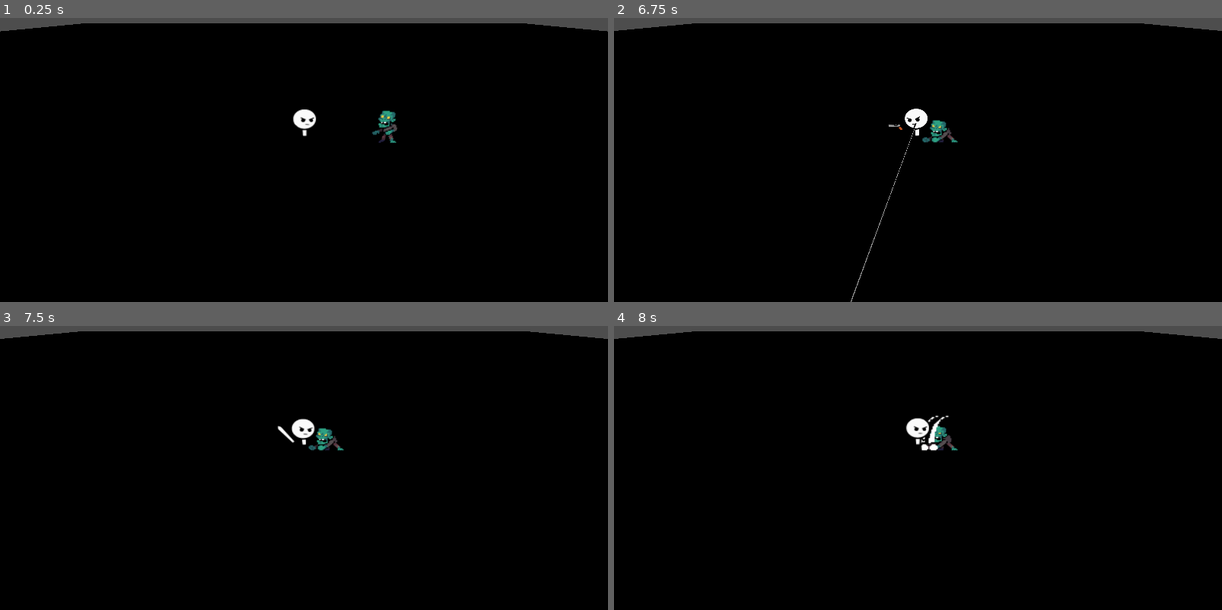
Above: before the commit, frames 1-4 (two rows, left to right).
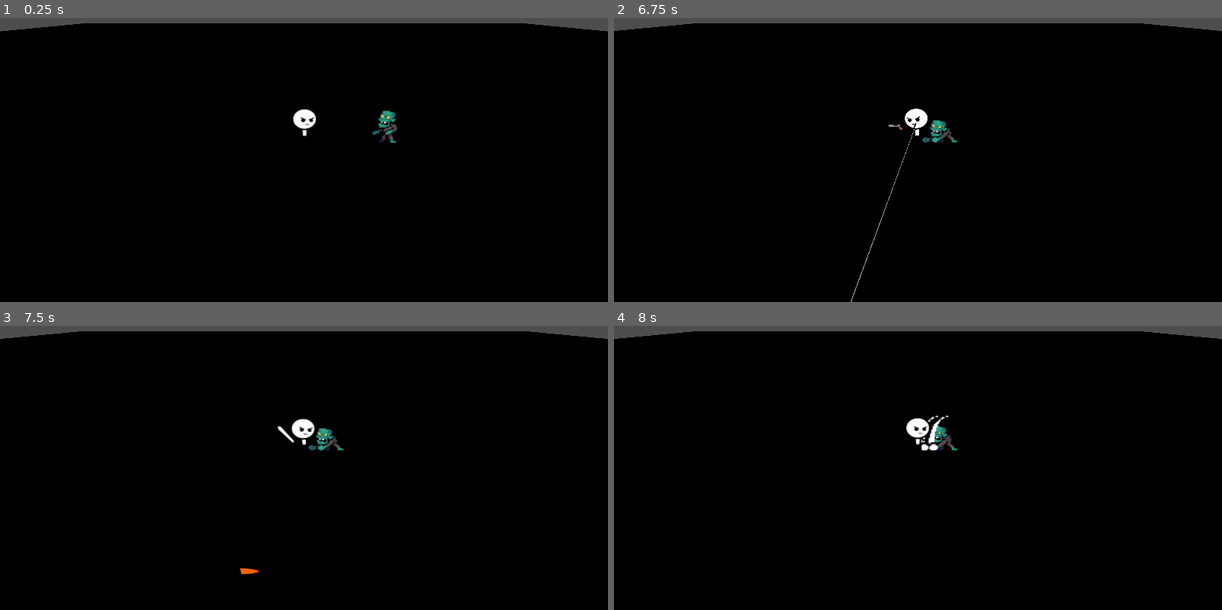
Above: after the commit, the same moments.

Repository: titojuanc/Juego-4-Melgarejo-Messina-Negri
Game: Godot game, scene res://scenes/Debug.tscn
Two runs of this game, one before a commit and one after it. Both use one fixed random seed, a clock stepped at 60 frames per second and the inputs below.
Inputs (mouse positions are in pixels of both pictures, inside the frame that each line leads up to):
- Up to frame 1 (0.25 s): no input
- Up to frame 2 (6.75 s): move the mouse to (887, 199) at 0.52 s; press the mouse at (887, 199) at 0.53 s; move the mouse to (1100, 182) at 1.27 s; release the mouse at (1100, 182) at 1.28 s; right-click (1100, 182) at 1.35 s; click (1100, 182) at 1.55 s; move the mouse to (735, 80) at 2.02 s; press the mouse at (735, 80) at 2.03 s; move the mouse to (948, 131) at 2.77 s; release the mouse at (948, 131) at 2.78 s; tap one key every 0.75 s from 2.85 s: A (la_A) D (la_D) S (la_S) W (la_W); click (948, 131) at 3.05 s; move the mouse to (826, 46) at 3.52 s; press the mouse at (826, 46) at 3.53 s; move the mouse to (1051, 114) at 4.27 s; release the mouse at (1051, 114) at 4.28 s; click (1051, 114) at 4.55 s; move the mouse to (796, 148) at 5.02 s; press the mouse at (796, 148) at 5.03 s; move the mouse to (978, 54) at 5.77 s; release the mouse at (978, 54) at 5.78 s; click (978, 54) at 5.85 s; move the mouse to (887, 199) at 6.52 s; hold Right mouse button (click_der) from 6.53 s (still down)
- Up to frame 3 (7.5 s): click (273, 507) at 6.8 s; move the mouse to (486, 490) at 7.27 s; release Right mouse button (click_der) at 7.28 s; click (486, 490) at 7.35 s
- Up to frame 4 (8 s): no input

Frames 1-2 are identical in both runs. In frame 3, less than 0.1% of the frame differs, in the area x 39-43%, y 85-88%; in frame 4, nothing differs.

Commit message:
bala hecha (aunque medio feucha)

Diff:
--- a/tower-defense/project.godot
+++ b/tower-defense/project.godot
@@ -19,6 +19,7 @@
 
 Jugador=""
 Enemigo=""
+Bala=""
 
 [input]
 
@@ -62,6 +63,7 @@
 3d_physics/layer_5="AttackAreaZombie"
 3d_physics/layer_6="RadarAreaZombie"
 3d_physics/layer_7="LineaApuntadoJugador"
+3d_physics/layer_9="Bala"
 
 [physics]
 
--- /dev/null
+++ b/tower-defense/scenes/Bala.tscn
@@ -0,0 +1,20 @@
+[gd_scene format=3 uid="uid://densmh3rtibg8"]
+
+[ext_resource type="Texture2D" uid="uid://fjspa1pm884v" path="res://assets/jugador/Pistol sprites/bullet.png" id="1_1pi62"]
+[ext_resource type="Script" uid="uid://dijhont7stu3c" path="res://scripts/bala.gd" id="1_7rck4"]
+
+[sub_resource type="CapsuleShape3D" id="CapsuleShape3D_ewd8d"]
+radius = 0.052734375
+height = 0.3125
+
+[node name="Bala" type="CharacterBody3D" unique_id=715470232 groups=["Bala"]]
+collision_layer = 256
+collision_mask = 8
+script = ExtResource("1_7rck4")
+
+[node name="Sprite3D" type="Sprite3D" parent="." unique_id=2110366184]
+texture = ExtResource("1_1pi62")
+
+[node name="CollisionShape3D" type="CollisionShape3D" parent="." unique_id=963373299]
+transform = Transform3D(-4.371139e-08, -1, 0, -4.371139e-08, 1.9106855e-15, -1, 1, -4.371139e-08, -4.371139e-08, 0.0146484375, 0.020686, 6.4030353e-10)
+shape = SubResource("CapsuleShape3D_ewd8d")
--- a/tower-defense/scenes/Jugador.tscn
+++ b/tower-defense/scenes/Jugador.tscn
@@ -2,6 +2,7 @@
 
 [ext_resource type="Texture2D" uid="uid://cbpmye4v0dp8e" path="res://assets/jugador/Fighter sprites/Dash/fighter_dash_0033.png" id="1_old7g"]
 [ext_resource type="Script" uid="uid://dxaij2qx0qrek" path="res://scripts/jugador.gd" id="1_qo7ab"]
+[ext_resource type="PackedScene" uid="uid://densmh3rtibg8" path="res://scenes/Bala.tscn" id="2_2vo2l"]
 [ext_resource type="Texture2D" uid="uid://3e5yjckfrnfr" path="res://assets/jugador/Fighter sprites/Dash/fighter_dash_0034.png" id="2_qo7ab"]
 [ext_resource type="Texture2D" uid="uid://dwhlk5l2bloob" path="res://assets/jugador/Fighter sprites/Dash/fighter_dash_0035.png" id="3_2vo2l"]
 [ext_resource type="Texture2D" uid="uid://b6ivmxcblj7ul" path="res://assets/jugador/Fighter sprites/Dash/fighter_dash_0036.png" id="4_u74oq"]
@@ -127,6 +128,24 @@
 [ext_resource type="Texture2D" uid="uid://mvn6br8binhh" path="res://assets/jugador/Sword sprites/Walk/sword_walk_0015.png" id="124_wauc0"]
 [ext_resource type="Texture2D" uid="uid://cc6o6jt58j12o" path="res://assets/jugador/Sword sprites/Walk/sword_walk_0016.png" id="125_kw8op"]
 
+[sub_resource type="Animation" id="Animation_ktms0"]
+resource_name = "Pistol-Shoot"
+length = 0.25
+tracks/0/type = "method"
+tracks/0/imported = false
+tracks/0/enabled = true
+tracks/0/path = NodePath(".")
+tracks/0/interp = 1
+tracks/0/loop_wrap = true
+tracks/0/keys = {
+"times": PackedFloat32Array(0.125),
+"transitions": PackedFloat32Array(1),
+"values": [{
+"args": [],
+"method": &"spawnear_bala"
+}]
+}
+
 [sub_resource type="Animation" id="Animation_2vo2l"]
 length = 0.001
 
@@ -246,6 +265,7 @@
 
 [sub_resource type="AnimationLibrary" id="AnimationLibrary_u74oq"]
 _data = {
+&"Pistol-Shoot": SubResource("Animation_ktms0"),
 &"RESET": SubResource("Animation_2vo2l"),
 &"Sword-Att1": SubResource("Animation_qo7ab"),
 &"Sword-Att2": SubResource("Animation_u74oq"),
@@ -787,13 +807,16 @@
 [node name="Jugador" type="CharacterBody3D" unique_id=1729901145 groups=["Jugador"]]
 collision_mask = 12
 script = ExtResource("1_qo7ab")
+bala_scene = ExtResource("2_2vo2l")
 
 [node name="AnimationPlayer" type="AnimationPlayer" parent="." unique_id=1342047460]
 libraries/ = SubResource("AnimationLibrary_u74oq")
 
 [node name="AnimatedSprite3D" type="AnimatedSprite3D" parent="." unique_id=98325589]
 sprite_frames = SubResource("SpriteFrames_qqrc4")
-animation = &"Sword-Att3"
+animation = &"Pistol-Shoot"
+frame = 1
+frame_progress = 1.0
 
 [node name="CollisionShape3D" type="CollisionShape3D" parent="." unique_id=2082091482]
 transform = Transform3D(1, 0, 0, 0, 1, 0, 0, 0, 1, -0.035762787, -0.37557983, 0)
--- /dev/null
+++ b/tower-defense/scripts/bala.gd
@@ -0,0 +1,21 @@
+extends CharacterBody3D
+
+@export var speed: int = 10
+@export var danio: int = 15
+var direccion := Vector3.ZERO
+
+
+func _ready() -> void:
+	await get_tree().create_timer(3.0).timeout
+	queue_free()
+
+func _physics_process(delta: float) -> void:
+	velocity = direccion * speed
+	move_and_slide()
+
+	if get_slide_collision_count() > 0:
+		var collision = get_slide_collision(0)
+		var body = collision.get_collider()
+		if body.is_in_group("Enemigo"):
+			body.vida -= danio
+		queue_free()
--- a/tower-defense/scripts/jugador.gd
+++ b/tower-defense/scripts/jugador.gd
@@ -6,6 +6,7 @@
 @onready var camara = get_viewport().get_camera_3d()
 @onready var linea_area = $LineaApuntado
 @onready var linea_mesh = $LineaApuntado/MeshInstance3D
+@export var bala_scene: PackedScene
 
 @export var speed: float = 10
 @export var vida: int = 100
@@ -21,6 +22,7 @@
 var modo
 var mat_linea: StandardMaterial3D
 var enemigo_en_linea = false
+var cooldown_disparo = false
 
 #Animaciones del personaje normal
 func anim_normal_idle():
@@ -40,7 +42,7 @@
 func anim_pistol_correr():
 	anim_sprite.play("Pistol-Run")
 func anim_pistol_shoot():
-	anim_sprite.play("Pistol-Shoot")
+	anim_player.play("Pistol-Shoot")
 func anim_pistol_hit():
 	anim_sprite.play("Pistol-Hit")
 func anim_pistol_dash():
@@ -129,6 +131,8 @@
 			atacar()
 		else:
 			cancelar_atacar()
+	elif anim_name == "Pistol-Shoot":
+		cooldown_disparo = false
 
 func apuntar_con_mouse():
 	var mouse_pos = get_viewport().get_mouse_position()
@@ -174,8 +178,22 @@
 		print("Pegué: " , danio, " a: ", e)
 
 func disparar():
+	if cooldown_disparo:
+		return
+	cooldown_disparo = true
 	anim_player.play("Pistol-Shoot")
 	print("disparar hacia: ", get_punto_apuntado())
+
+func spawnear_bala():
+	var punto = get_punto_apuntado()
+	if punto == null:
+		return
+	var bala = bala_scene.instantiate()
+	get_tree().root.add_child(bala)
+	bala.global_position = linea_area.global_position
+	var dir = (punto - global_position)
+	dir.y = 0
+	bala.direccion = dir.normalized()
 
 func get_punto_apuntado():
 	var mouse_pos = get_viewport().get_mouse_position()
--- a/tower-defense/scripts/zombie.gd
+++ b/tower-defense/scripts/zombie.gd
@@ -58,18 +58,22 @@
 				iniciar_ataque()
 
 func _on_attack_area_body_entered(body: Node3D) -> void:
-	estado = Estado.ATTACK
+	if body.is_in_group("Jugador"):
+		estado = Estado.ATTACK
 
 func _on_attack_area_body_exited(body: Node3D) -> void:
-	estado = Estado.CHASE
-	atacando = false
-	anim_player.stop()
+	if body.is_in_group("Jugador"):
+		estado = Estado.CHASE
+		atacando = false
+		anim_player.stop()
 
 func _on_radar_area_body_entered(body: Node3D) -> void:
-	estado = Estado.CHASE
+	if body.is_in_group("Jugador"):
+		estado = Estado.CHASE
 
 func _on_radar_area_body_exited(body: Node3D) -> void:
-	estado = Estado.IDLE
+	if body.is_in_group("Jugador"):
+		estado = Estado.IDLE
 
 func perseguir():
 	var dir = (jugador.global_position - global_position)
Binary file added: tower-defense/assets/jugador/Pistol sprites/bullet.png
Not shown, added: tower-defense/assets/jugador/Pistol sprites/bullet.png.import
Not shown, added: tower-defense/scripts/bala.gd.uid
